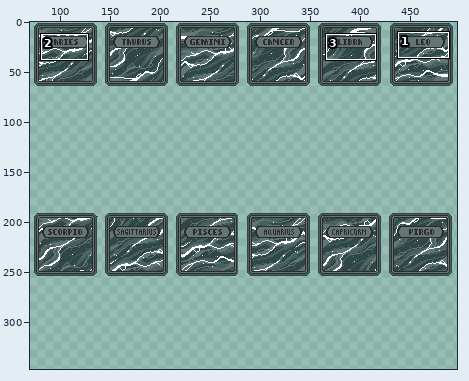
Sprite sheet: assets/1x/astrological.png. The first picture is a wide view before the edit; the outline marks the close-up.
Close-up. First the earlier version:
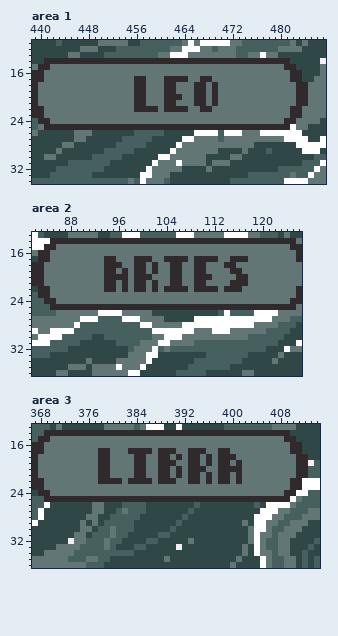
The file is 497x379 pixels. Shown: area 1: x 439..487, y 11..34; area 2: x 82..126, y 13..36; area 3: x 367..414, y 13..36. The old version is drawn lined up with the new one. The wide view leaves out empty margins. The commit also changed other parts of the picture, which this record leaves out.
Once edited:
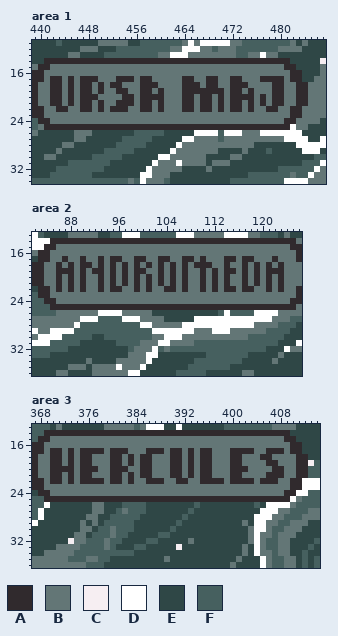
Palette (. is transparent): A #302a2d  B #637676  C #f6eef2  D #ffffff  E #2f4746  F #46605f
Change:
canvas 497x379 -> 497x380; drawings rearranged on the sheet (the old picture shows each at its new place; 13 dropped ones are not shown)
Changed rows in their new state; - is an unchanged pixel.
Area 1:
first column x 442:
17 AA-A-AAA---AAAB-A--BBB-A-B-A--AA---AAAA
18 AA-A-AA-A-AA--B-AA-BB-AA-BA---AAA----AA
19 AA-A-AA-A--AA-B-A-ABB-AA--A-A-AA-A---AA
20 AA-A-AAA----AAB-AAABBBAAB-ABA-AAAA-A-AA
21 AA-A-AA-A--AAAB-A-ABB-AAB-ABA-AA-A-A-AA
22 -AA--AA-A-AAA-B--BABBB-A----A-AA-A--AA-
Area 2:
first column x 86:
17 -A--A--AB-A----B-A-BB-AB-BB-A-B-A---A-
18 A-A-AA-AB-BA--BABA--BA---A---B-A-A-A-A
19 AAA-A-AAB-------BA--BA-B--A-A-BA-A-AAA
20 A-A-A--AB-B---B--A--BA-B-BA-A-B--A-A-A
21 A-A-A--AB-----BABA--BA-B--A-ABB--A-A-A
22 A-A-A--AB-AB--BAB---B--B-B----BAA--A-A
Area 3:
first column x 370:
17 AA-A-AAA-BAAABBB-A-B-A--B-A-BBAAAA--AAA
18 AA-A-AA-BBAA-AB-A-BBA---BA--BB-A---AA--
19 AA-A-AA-BBAA-AB-A-BB-A--BA--BBA-----AA-
20 AAAA-AAABBAAA-B-A-BBA---B-A-BB--A----AA
21 AA-A-AA-BBAA-AB-A-BBA---BA--BBA-----AAA
22 AA-A-AAA-B----BB-A-BBAABBA-A-BA-AA-AAA-
Pixel boxes of the changes (left, top, right, bottom) in both close-ups:
changed: (50, 76, 284, 112)
changed: (56, 256, 284, 292)
changed: (50, 448, 284, 484)
